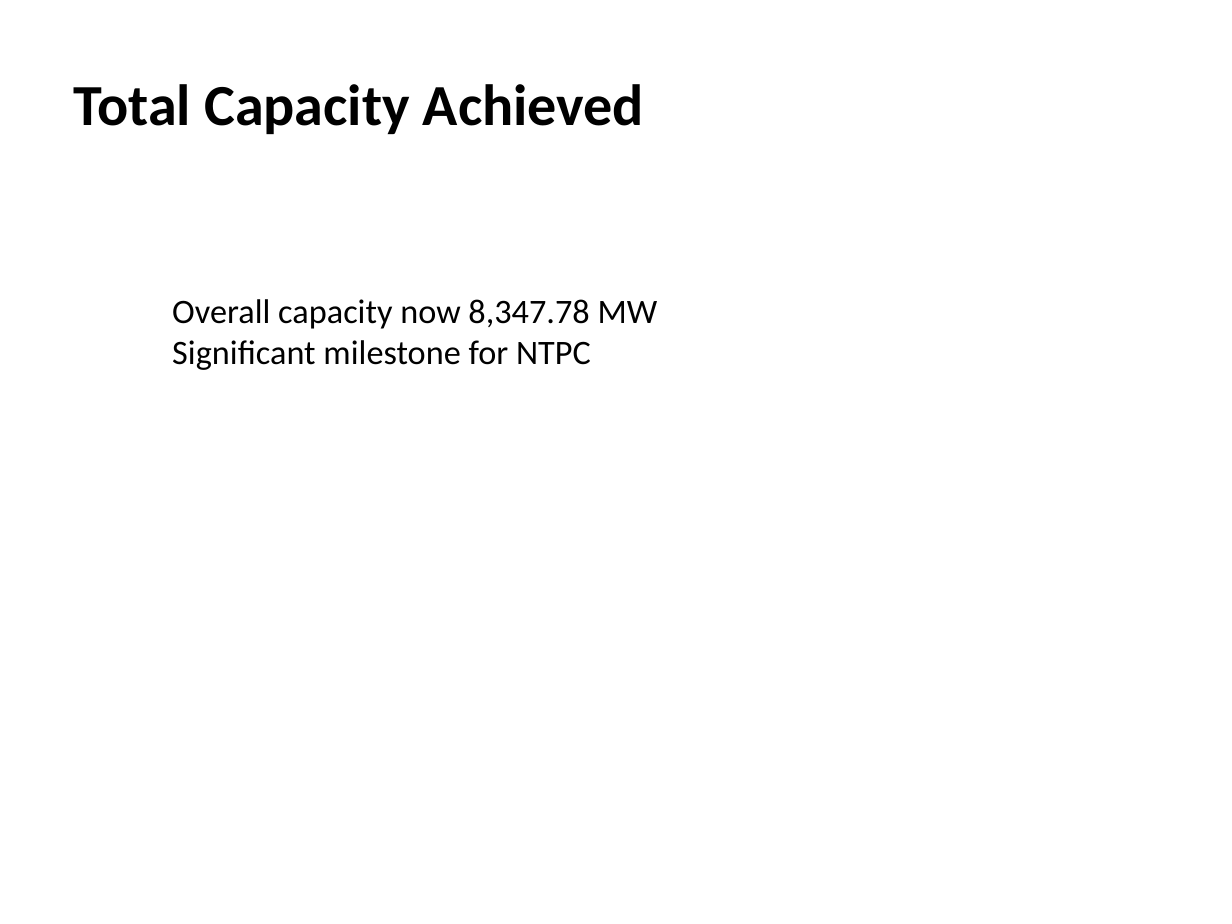
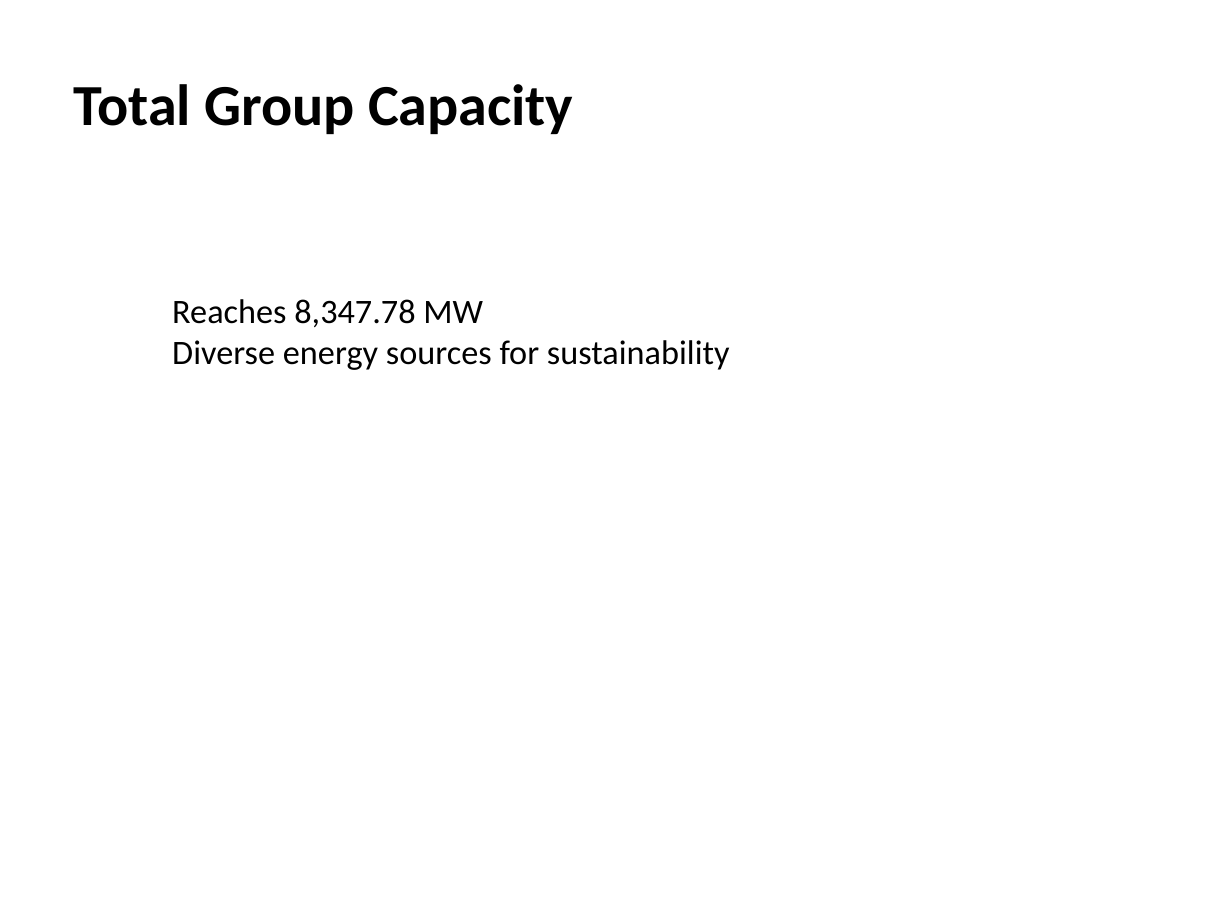
Before and after one commit to gauravsiemens1988/Linkedin-AI-Agent_Personal, a slide deck: slide 3 of drafts/linkedin_carousel.pptx. Drawn at 1232x924 pixels with LibreOffice and Linux fonts; fonts in the diff are those of the drawing; background and template pictures are left out. Boxes give left, top, right and bottom in pixels: in the first picture for what was removed or moved away, otherwise in the second. Text is boxed around its words. In the diff, an @@ line names an element or a change of style, - is before the commit and + after.

```diff
--- a/drafts/linkedin_carousel.pptx
+++ b/drafts/linkedin_carousel.pptx
@@ text at (74, 84, 573, 134): text changed @@
-Total Capacity Achieved
+Total Group Capacity
@@ text at (172, 299, 730, 370): text changed @@
-  Overall capacity now 8,347.78 MW
-  Significant milestone for NTPC
+  Reaches 8,347.78 MW
+  Diverse energy sources for sustainability
```
Also in this commit, not shown: 5 other slides changed, 1 other file.
